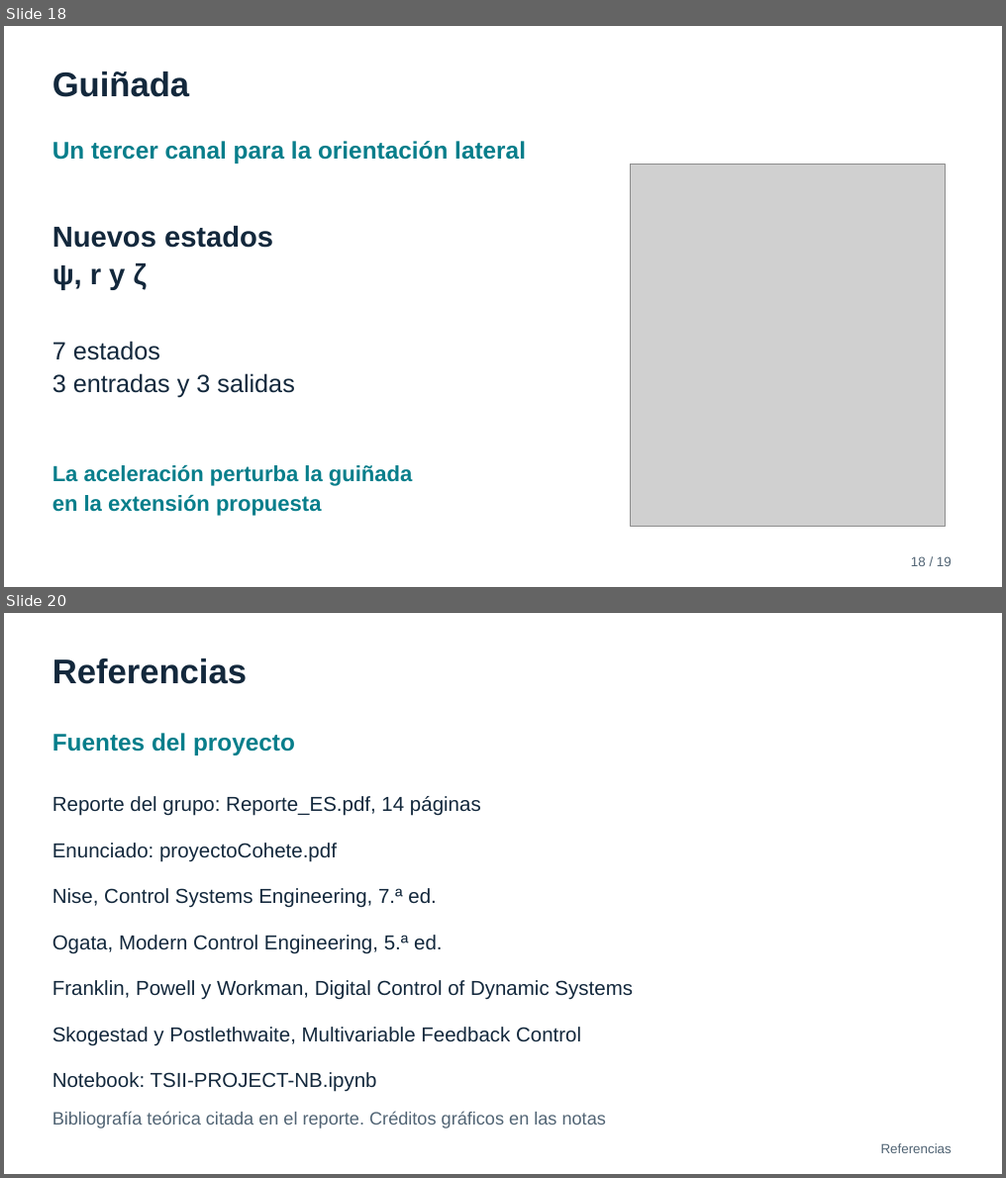
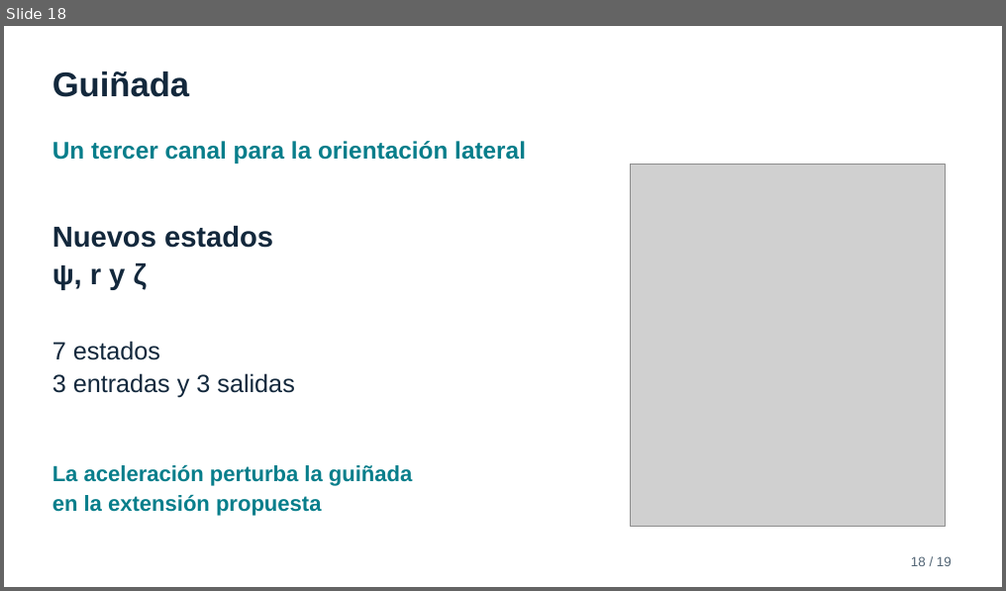
Before and after one commit to byronGalileo/TSII-Cohete-proyect, a slide deck: Proyecto_Cohete_ES.pptx. Shown one above the other, each under a label of ours: slides 18 and 20 before the commit, slide 18 after it; the slides between them are not shown. The pictures are 1006x1178 and 1006x591 pixels, drawn with LibreOffice and Linux fonts; fonts in the diff are those of the drawing; grey boxes stand for pictures. Boxes give left, top, right and bottom in pixels: in the first picture for what was removed or moved away, otherwise in the second. Text is boxed around its words. In the diff, an @@ line names an element or a change of style, - is before the commit and + after.

Commit message:
Presentacion

```diff
--- a/Proyecto_Cohete_ES.pptx
+++ b/Proyecto_Cohete_ES.pptx
@@ slide 20 removed at (x1=4, y1=613, x2=1002, y2=1174), background #FFFFFF @@
@@ text removed at (x1=53, y1=659, x2=247, y2=684) @@
-Referencias
@@ text removed at (x1=53, y1=733, x2=295, y2=756) @@
-Fuentes del proyecto
@@ text removed at (x1=53, y1=796, x2=481, y2=816) @@
-Reporte del grupo: Reporte_ES.pdf, 14 páginas
@@ text removed at (x1=53, y1=843, x2=337, y2=862) @@
-Enunciado: proyectoCohete.pdf
@@ text removed at (x1=53, y1=888, x2=436, y2=908) @@
-Nise, Control Systems Engineering, 7.ª ed.
@@ text removed at (x1=53, y1=935, x2=442, y2=955) @@
-Ogata, Modern Control Engineering, 5.ª ed.
@@ text removed at (x1=53, y1=980, x2=633, y2=1000) @@
-Franklin, Powell y Workman, Digital Control of Dynamic Systems
@@ text removed at (x1=53, y1=1027, x2=581, y2=1047) @@
-Skogestad y Postlethwaite, Multivariable Feedback Control
@@ text removed at (x1=53, y1=1072, x2=377, y2=1092) @@
-Notebook: TSII-PROJECT-NB.ipynb
@@ text removed at (x1=53, y1=1111, x2=606, y2=1129) @@
-Bibliografía teórica citada en el reporte. Créditos gráficos en las notas
@@ text removed at (x1=881, y1=1144, x2=951, y2=1154) @@
-Referencias
```
Also in this commit, not shown: 9 slides changed, 3 other slides removed, 1 other file.
